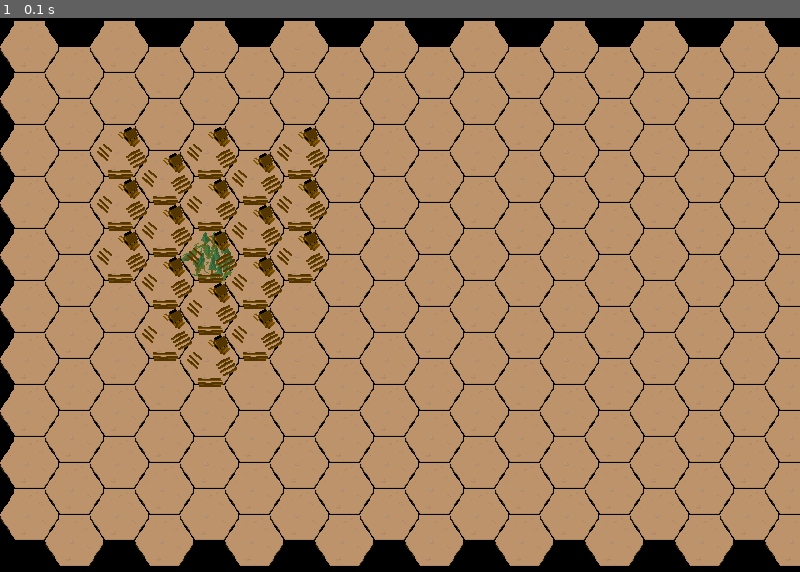
Above: before the commit, frame 1.
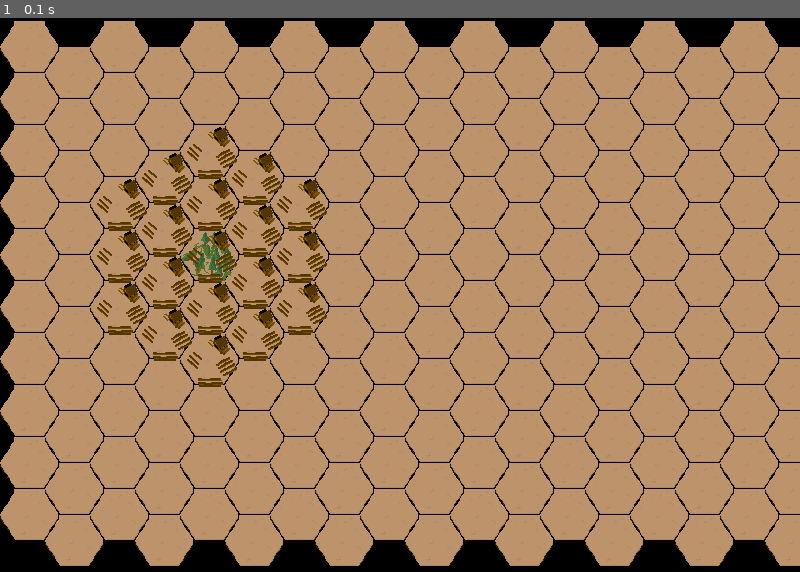
Above: after the commit, the same moment.

Repository: NotReallyCis/hexportes
Game: pygame game, started from main (1).py
Two runs of this game, one before a commit and one after it. Both use one fixed random seed, a clock stepped at 60 frames per second and the inputs below.
Inputs:
- Up to frame 1 (0.1 s): no input

The runs differ from the first frame. In frame 1, 0.6% of the frame differs, in the area x 12-41%, y 19-58%.

Commit message:
path finding mid done

Diff:
--- a/main (1).py
+++ b/main (1).py
@@ -1,5 +1,6 @@
 import pygame as pg
 import math
+
 
 pg.init()
 screen = pg.display.set_mode((800, 600))
@@ -63,8 +64,37 @@
         else:
             raise ValueError("{w},{h} are not inside worlds border")
 
+    def get_hexs_around_hex(self):
+        hexs_around=[]
+        if is_even(self.w):
+            wh_hexs_around=[
+                (self.w - 1, self.h),
+                (self.w - 1, self.h - 1),
+                (self.w + 1, self.h),
+                (self.w + 1, self.h - 1), # top right
+                (self.w, self.h + 1), # bottom
+                (self.w, self.h - 1), # top
+            ]
+        else:
+            wh_hexs_around=[
+                (self.w - 1, self.h),
+                (self.w + 1, self.h),
+                (self.w , self.h-1),
+                (self.w , self.h+1),
+                (self.w +1, self.h+1),
+                (self.w -1, self.h+1),
+            ]
+
+        for wh_of_hex_around in wh_hexs_around:
+            if Hex.is_wh_inside_border(wh_of_hex_around[0],wh_of_hex_around[1]):
+
+                hexs_around.append(Hex.get_hex_by_wh(wh_of_hex_around[0],wh_of_hex_around[1]))
+            # else: print("outside?",wh_of_hex_around)
+
+
+        return hexs_around
     def is_wh_inside_border(w: int, h: int):
-        return (w > 0 and w < map_width) and (h > 0 and h < map_height)
+        return (w >= 0 and w < map_width) and (h >= 0 and h < map_height)
 
     def draw(self):
         camera.show_on_camera(self.image, (self.x, self.y))
@@ -72,8 +102,8 @@
     def step(self):
         self.draw()
 
-    def debug_highlight(self, image: pg.Surface = placeholder_test_unit1):
-        Unit(self.w, self.h, image, 0)
+    def debug_highlight(self,highlight_image:pg.Surface=placeholder_test_unit2):
+        Unit(self.w, self.h, highlight_image, 0)
 
     def __str__(self):
         return str(self.w) + "," + str(self.h)
@@ -136,54 +166,35 @@
         return Hex.get_hex_by_wh(self.w, self.h)
 
     def get_possible_paths(self):
-        self.possible_paths = {}  # format: {hex:(hex_path,point_left)}
-        hex_start_path = []
-        self.search_hex(self.get_hex(), hex_start_path, self.movement_point)
+        self.possible_paths={} # tile_to_go:(path,movement_point_left)
+        start_path=[]
+        self.search_hex(self.get_hex(),self.movement_point,start_path)
         return self.possible_paths
 
-    def get_hexs_around_hex(hex: Hex):
-        coordinates_around = [
-            (hex.w - 1, hex.h),
-            (hex.w - 1, hex.h - 1),
-            (hex.w + 1, hex.h),
-            (hex.w + 1, hex.h - 1),
-            (hex.w, hex.h + 1),
-            (hex.w, hex.h - 1),
-        ]
-        hexs_around = []
-        for coordinate in coordinates_around:
-            if Hex.is_wh_inside_border(coordinate[0], coordinate[1]):
-                hexs_around.append(Hex.get_hex_by_wh(coordinate[0], coordinate[1]))
-        return hexs_around
-
-    def search_hex(self, hex: Hex, path: list, movement_point: int):
+    def search_hex(self,hex:Hex,movement_point_possessed:int,path:list):
         path=path.copy()
         path.append(hex)
-        for hex_checking in Unit.get_hexs_around_hex(hex):
-            hex_checking:Hex
-            if self.is_capable_going_to_hex(hex_checking, movement_point):
-                movement_point_for_next_search = movement_point - hex_checking.movement_point_needed
-                self.search_hex(hex_checking, path, movement_point_for_next_search)
-
-        self.add_to_possible_path(hex, path, movement_point)
-
-    def is_capable_going_to_hex(self, hex: Hex, movement_point_left: int):
-        return movement_point_left >= hex.movement_point_needed
-
-    def add_to_possible_path(self, hex: Hex, path: list, movement_point_left: int):
-        self.possible_paths[hex] = (path, movement_point_left)
-
+
+        for hex_around in hex.get_hexs_around_hex():
+            hex_around:Hex
+            movement_point_needed=hex_around.movement_point_needed
+
+            if movement_point_possessed>=movement_point_needed:
+                self.search_hex(hex_around,movement_point_possessed-movement_point_needed,path)
+
+        self.add_to_path(hex,path,movement_point_possessed)
+
+    def add_to_path(self,hex:Hex,path:list,movement_point:int):
+        self.possible_paths[hex]=(path,movement_point)
 
 test_unit = Unit(4, 4, placeholder_test_unit2, 2)
-
 
 possible_paths = test_unit.get_possible_paths()
 
 for hex in possible_paths:
     hex: Hex
-    print(hex)
     hex.debug_highlight(placeholder_test_unit4)
-print(possible_paths,possible_paths.__len__())
+
 running = True
 while running:
 
